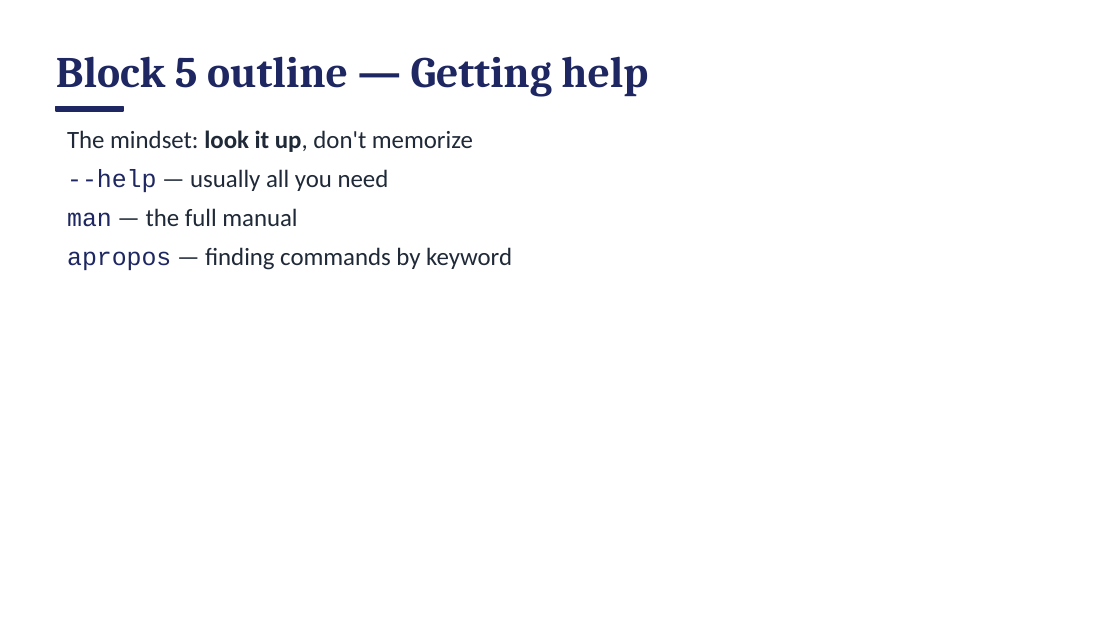
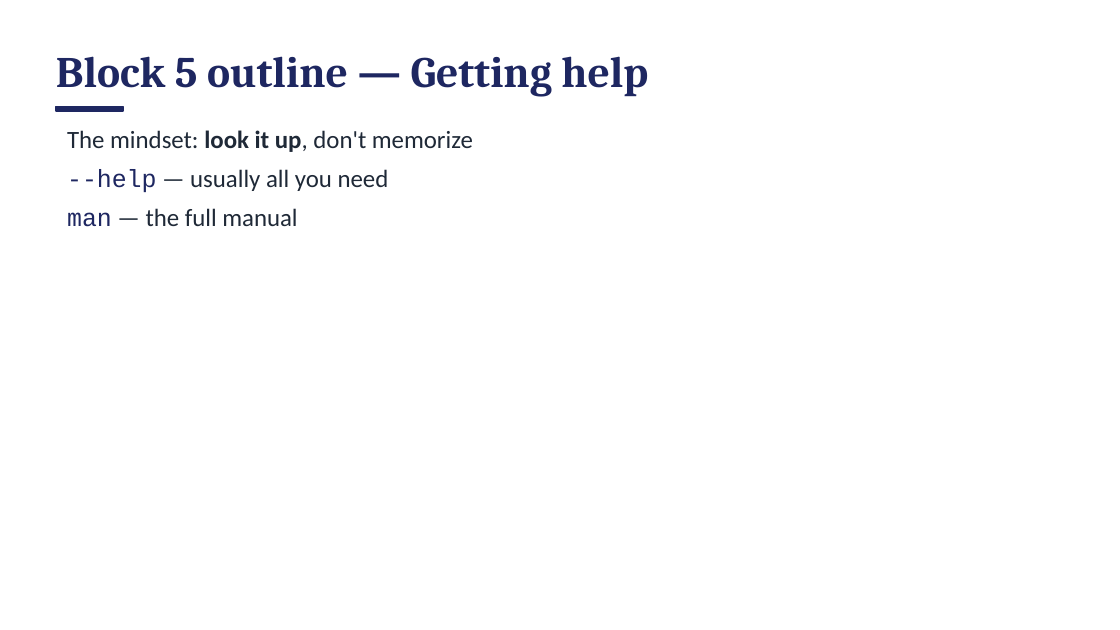
Before and after one commit to access-ci-org/Operations-STEP-2026, a slide deck: slide 10 of Linux_Terminal/DRAFT_workshop-linux-session1.pptx. Drawn at 1120x630 pixels with LibreOffice and Linux fonts; fonts in the diff are those of the drawing. Boxes give left, top, right and bottom in pixels: in the first picture for what was removed or moved away, otherwise in the second. Text is boxed around its words. In the diff, an @@ line names an element or a change of style, - is before the commit and + after.

```diff
--- a/Linux_Terminal/DRAFT_workshop-linux-session1.pptx
+++ b/Linux_Terminal/DRAFT_workshop-linux-session1.pptx
@@ text at (67,247,512,270): paragraph removed @@
-■ apropos — finding commands by keyword
```
Also in this commit, not shown: 92 other slides changed, 1 slide added, 3 slides removed, 1 other file.
